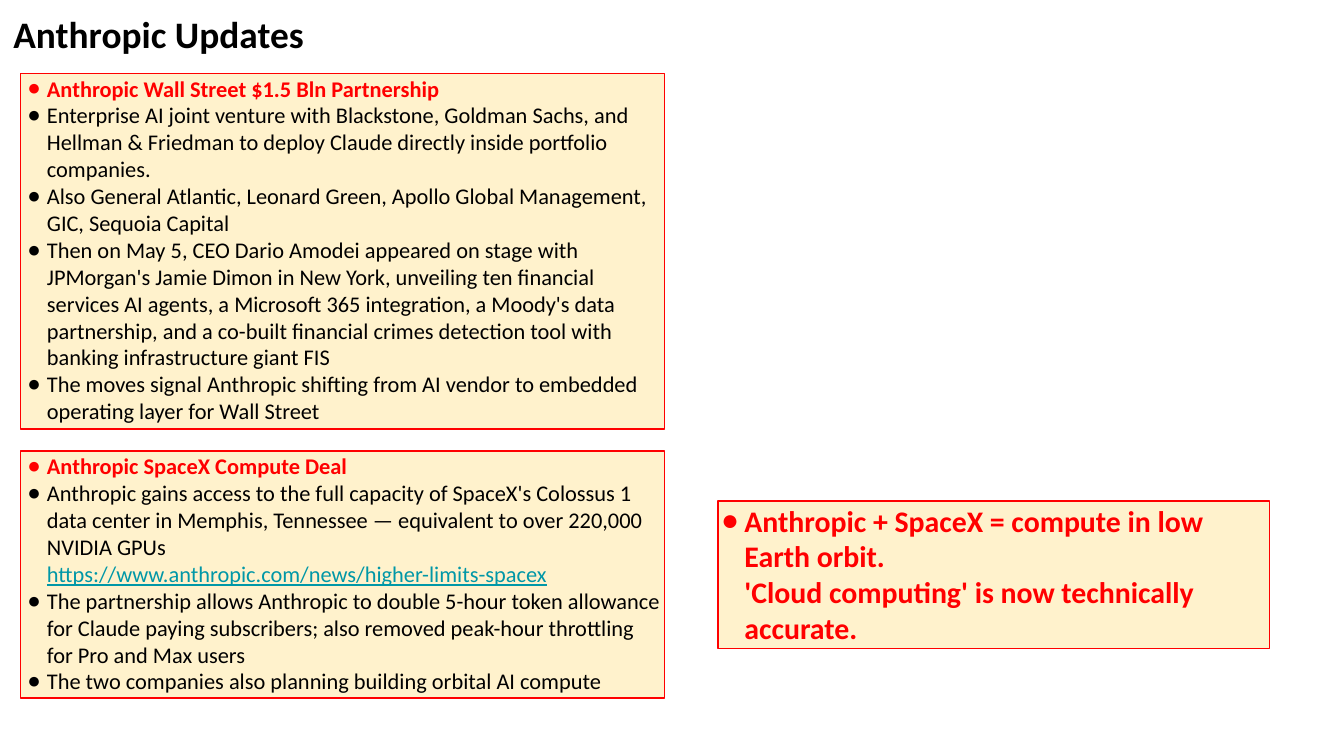
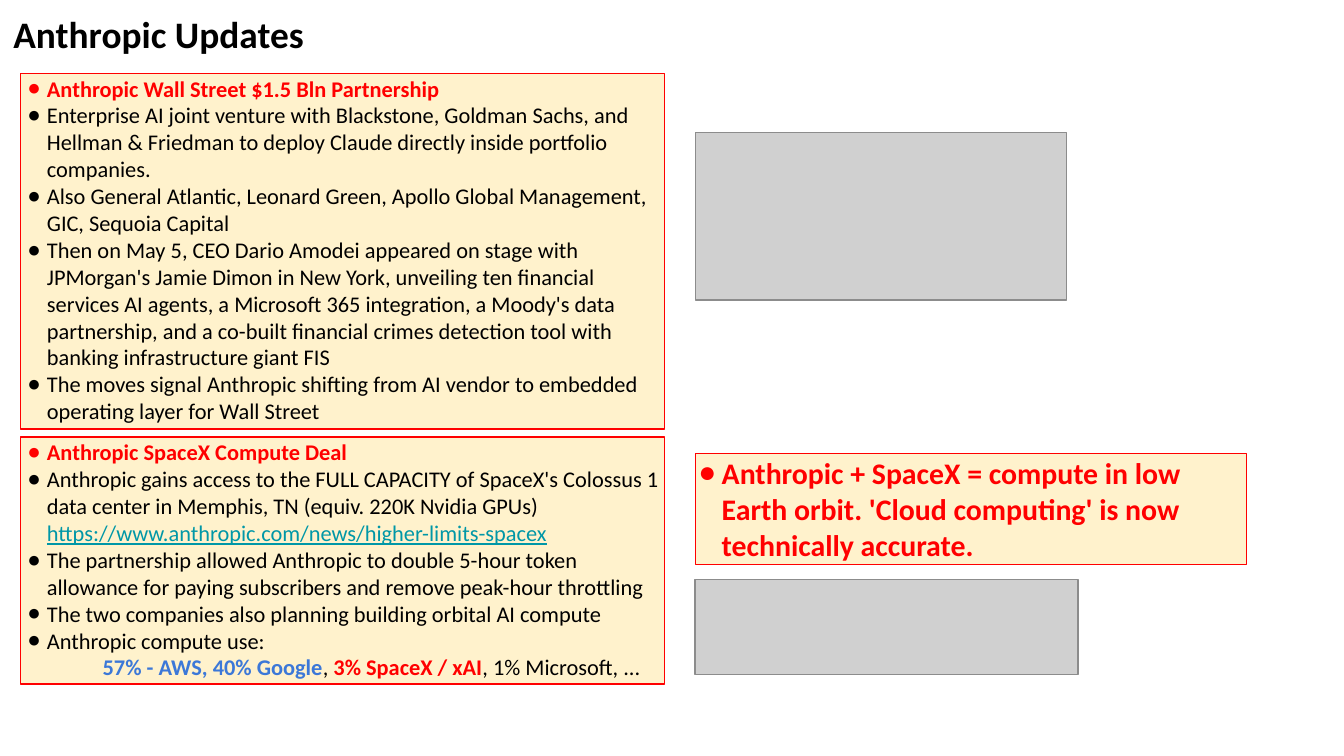
Before and after one commit to lselector/seminar, a slide deck: slide 4 of 2026/2026-05-08-AI-Updates.pptx (slide 3 before the commit). Drawn at 1344x756 pixels with LibreOffice and Linux fonts; fonts in the diff are those of the drawing; grey boxes stand for pictures. Boxes give left, top, right and bottom in pixels: in the first picture for what was removed or moved away, otherwise in the second. Text is boxed around its words. In the diff, an @@ line names an element or a change of style, - is before the commit and + after.

```diff
--- a/2026/2026-05-08-AI-Updates.pptx
+++ b/2026/2026-05-08-AI-Updates.pptx
@@ picture added at [695, 132, 1066, 300] @@
@@ rectangle "Anthropic SpaceX Compute Deal": place and size @@
-rectangle "Anthropic SpaceX Compute Deal" at [20, 452, 664, 699]
+rectangle "Anthropic SpaceX Compute Deal" at [20, 437, 664, 684]
@@ text in rectangle at [47, 471, 658, 599]: text changed @@
-● Anthropic gains access to the full capacity of SpaceX's Colossus 1 data center in Memphis, Tennessee — equivalent to over 220,000 NVIDIA GPUs
-  https://www.anthropic.com/news/higher-limits-spacex
-● The partnership allows Anthropic to double 5-hour token allowance for Claude paying subscribers; also removed peak-hour throttling for Pro and Max users
+● Anthropic gains access to the FULL CAPACITY of SpaceX's Colossus 1 data center in Memphis, TN (equiv. 220K Nvidia GPUs)
+  https://www.anthropic.com/news/higher-limits-spacex
+● The partnership allowed Anthropic to double 5-hour token allowance for paying subscribers and remove peak-hour throttling
@@ rectangle "Anthropic + SpaceX = compute ...": place and size @@
-rectangle "Anthropic + SpaceX = compute ..." at [718, 501, 1269, 649]
+rectangle "Anthropic + SpaceX = compute ..." at [695, 453, 1246, 564]
@@ picture added at [695, 579, 1078, 675] @@
@@ text in rectangle at [47, 633, 618, 679]: paragraph added @@
+● Anthropic compute use:
+  57% - AWS, 40% Google, 3% SpaceX / xAI, 1% Microsoft, ...
```
Also in this commit, not shown: 11 other slides changed, 3 slides added.
